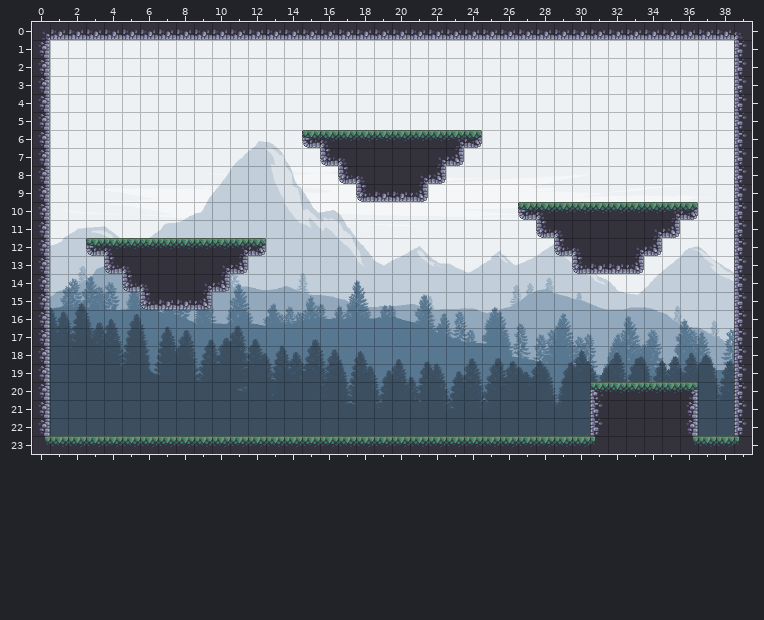
Tiled map -- proyecto/maps/level_result.tmx. The picture above was drawn from the file before the commit.
Cells are 32x32 px. Shown: x 0..39, y 0..23.
Now the later version:
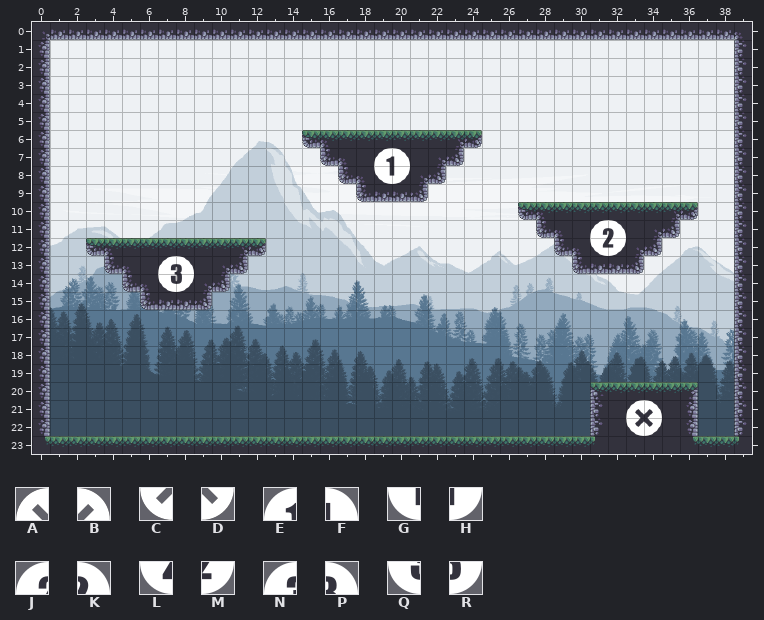
Key: from "exit": A 0, B 1, C 2, D 3; from "podium_number_1": E 0, F 1, G 2, H 3; from "podium_number_2": J 0, K 1, L 2, M 3; from "podium_number_3": N 0, P 1, Q 2, R 3.
_ is an empty cell.
Log entry: mapas actualizados
What changed:
Layer "icons":
There is now tile A in row 21 at x 33.
There is now tile B in row 21 at x 34.
There is now tile C in row 22 at x 33.
There is now tile D in row 22 at x 34.
There is now tile E in row 7 at x 19.
There is now tile F in row 7 at x 20.
There is now tile G in row 8 at x 19.
There is now tile H in row 8 at x 20.
There is now tile J in row 11 at x 31.
There is now tile K in row 11 at x 32.
There is now tile L in row 12 at x 31.
There is now tile M in row 12 at x 32.
There is now tile N in row 13 at x 7.
There is now tile P in row 13 at x 8.
There is now tile Q in row 14 at x 7.
There is now tile R in row 14 at x 8.
Boxes around the changes in both pictures, in picture pixels (x1, y1, x2, y2):
added: (374, 148, 410, 184)
added: (590, 220, 626, 256)
added: (158, 256, 194, 292)
added: (626, 400, 662, 436)
